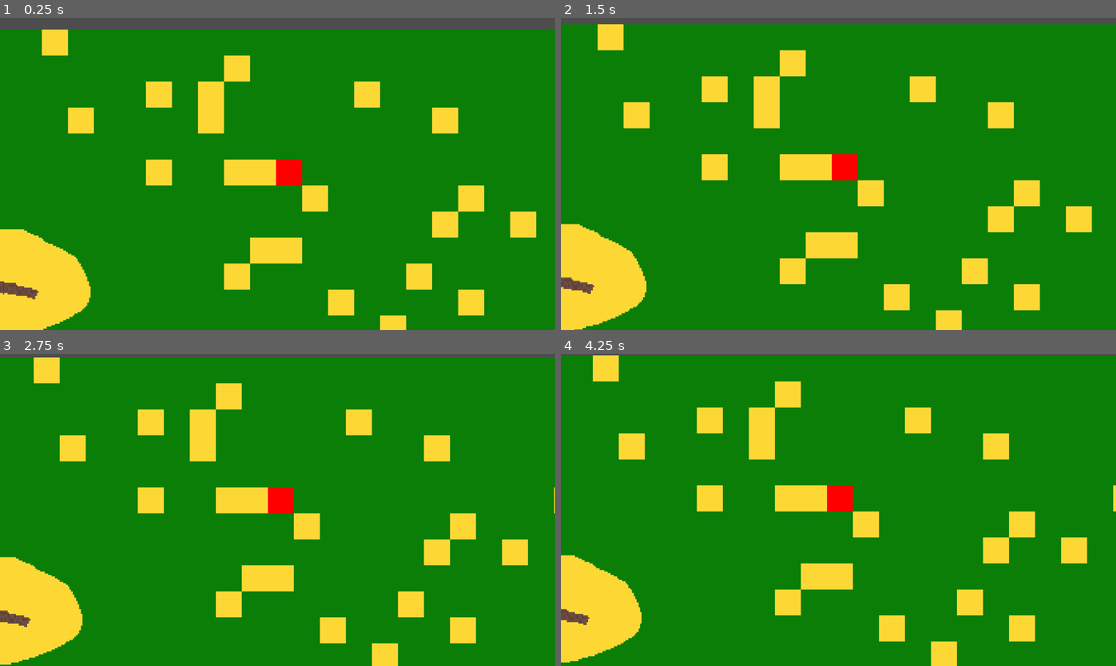
Above: before the commit, frames 1-4 (two rows, left to right).
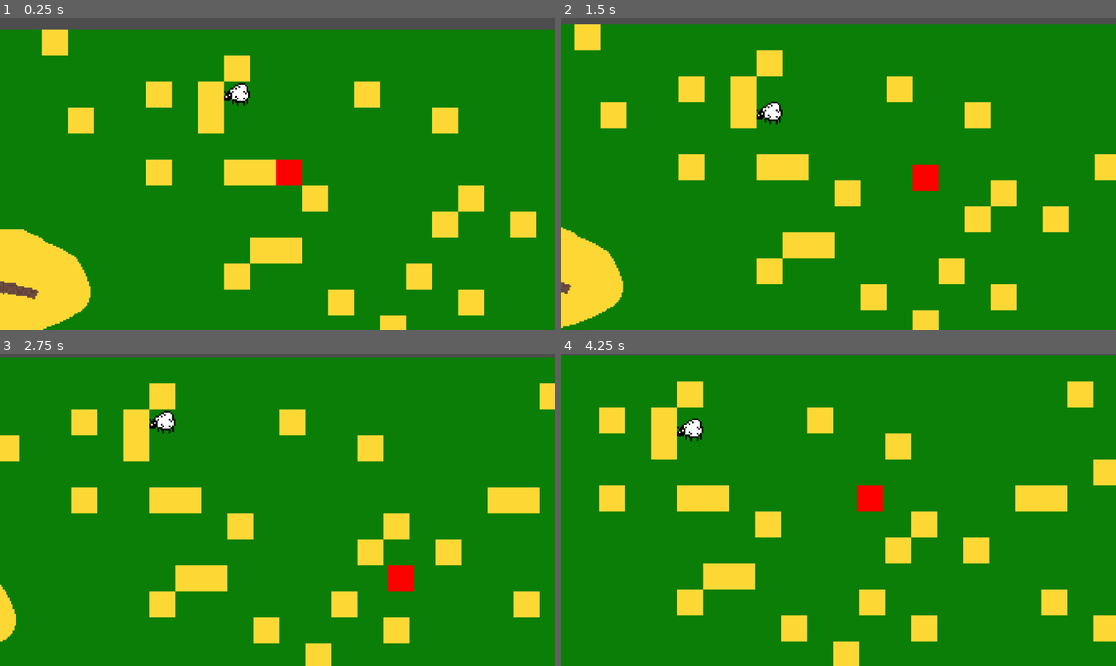
Above: after the commit, the same moments.

Repository: zelochron42/Clown-Ranch-Game
Game: Godot game, scene res://main_scene.tscn
Two runs of this game, one before a commit and one after it. Both use one fixed random seed, a clock stepped at 60 frames per second and the inputs below.
Inputs:
- Up to frame 1 (0.25 s): no input
- Up to frame 2 (1.5 s): hold Right (ui_right) 0.53-1.28 s; hold Down (ui_down) from 1.28 s (still down)
- Up to frame 3 (2.75 s): release Down (ui_down) at 2.03 s; hold Right (ui_right) from 2.03 s (still down)
- Up to frame 4 (4.25 s): release Right (ui_right) at 2.78 s; hold Up (ui_up) 2.78-3.53 s; hold Left (ui_left) from 3.53 s (still down)

The runs differ from the first frame. In frame 1, 0.2% of the frame differs, in the area x 40-46%, y 20-29%; in frame 2, 17%; in frame 3, 22%; in frame 4, 23%, in the area x 0-100%, y 0-100%.
Error before the commit: Invalid access to property or key 'objects' on a base object of type 'TileMap'. (res://TilemapObject.gd:14)

Commit message:
sheep ai fix

Diff:
--- a/main_scene.tscn
+++ b/main_scene.tscn
@@ -1,9 +1,12 @@
-[gd_scene load_steps=7 format=3 uid="uid://c1s4kykt7sebs"]
+[gd_scene load_steps=10 format=3 uid="uid://c1s4kykt7sebs"]
 
 [ext_resource type="Texture2D" uid="uid://ci3y46116en3f" path="res://redcube.png" id="1_12xs2"]
 [ext_resource type="Script" path="res://TilemapObject.gd" id="2_avyxl"]
 [ext_resource type="Script" path="res://Player.gd" id="2_so2lg"]
 [ext_resource type="Texture2D" uid="uid://ccv6go4oo7uxk" path="res://d01.png" id="5_gfouj"]
+[ext_resource type="Script" path="res://GameMap.gd" id="5_k8yc6"]
+[ext_resource type="Script" path="res://SheepBehavior.gd" id="6_ckt2i"]
+[ext_resource type="Texture2D" uid="uid://cnlfcc36qkvrq" path="res://sheep_prototype.png" id="6_h406r"]
 
 [sub_resource type="TileSetAtlasSource" id="TileSetAtlasSource_4kkab"]
 texture = ExtResource("5_gfouj")
@@ -398,9 +401,19 @@
 [node name="TilemapObject" type="Node" parent="Player" node_paths=PackedStringArray("map")]
 script = ExtResource("2_avyxl")
 map = NodePath("../../TileMap")
-move_time = 0.2
 
 [node name="TileMap" type="TileMap" parent="."]
 tile_set = SubResource("TileSet_yrj0a")
 format = 2
 layer_0/tile_data = PackedInt32Array(65520, 0, 0, 131056, 786432, 4, 196592, 0, 2, 262128, 0, 3, 327664, 0, 4, 393200,  …(7221 unchanged characters)…
+script = ExtResource("5_k8yc6")
+
+[node name="Sheeple" type="Sprite2D" parent="."]
+position = Vector2(-24, 40)
+texture = ExtResource("6_h406r")
+script = ExtResource("6_ckt2i")
+
+[node name="TilemapObject" type="Node" parent="Sheeple" node_paths=PackedStringArray("map")]
+script = ExtResource("2_avyxl")
+map = NodePath("../../TileMap")
+move_time = 0.8
